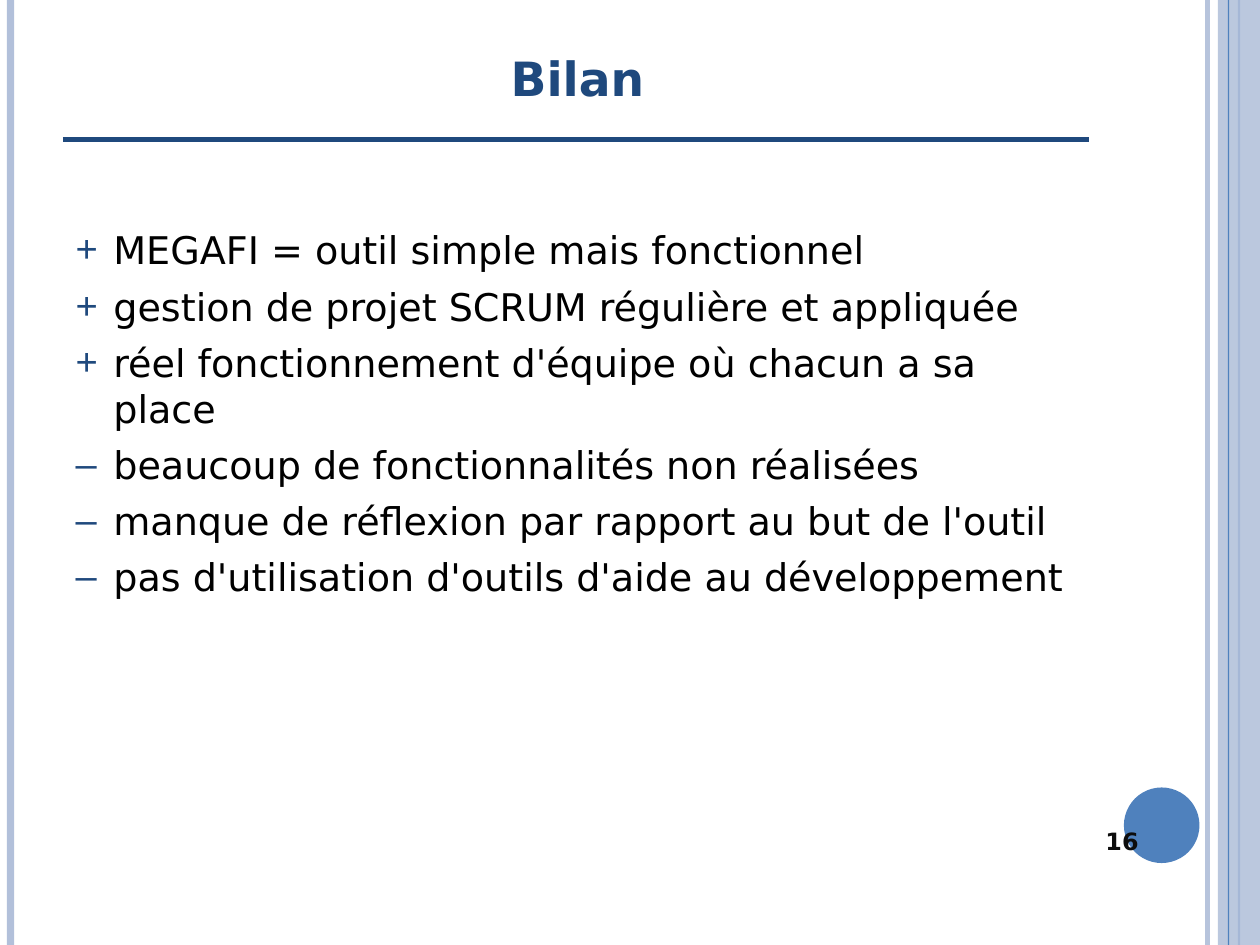
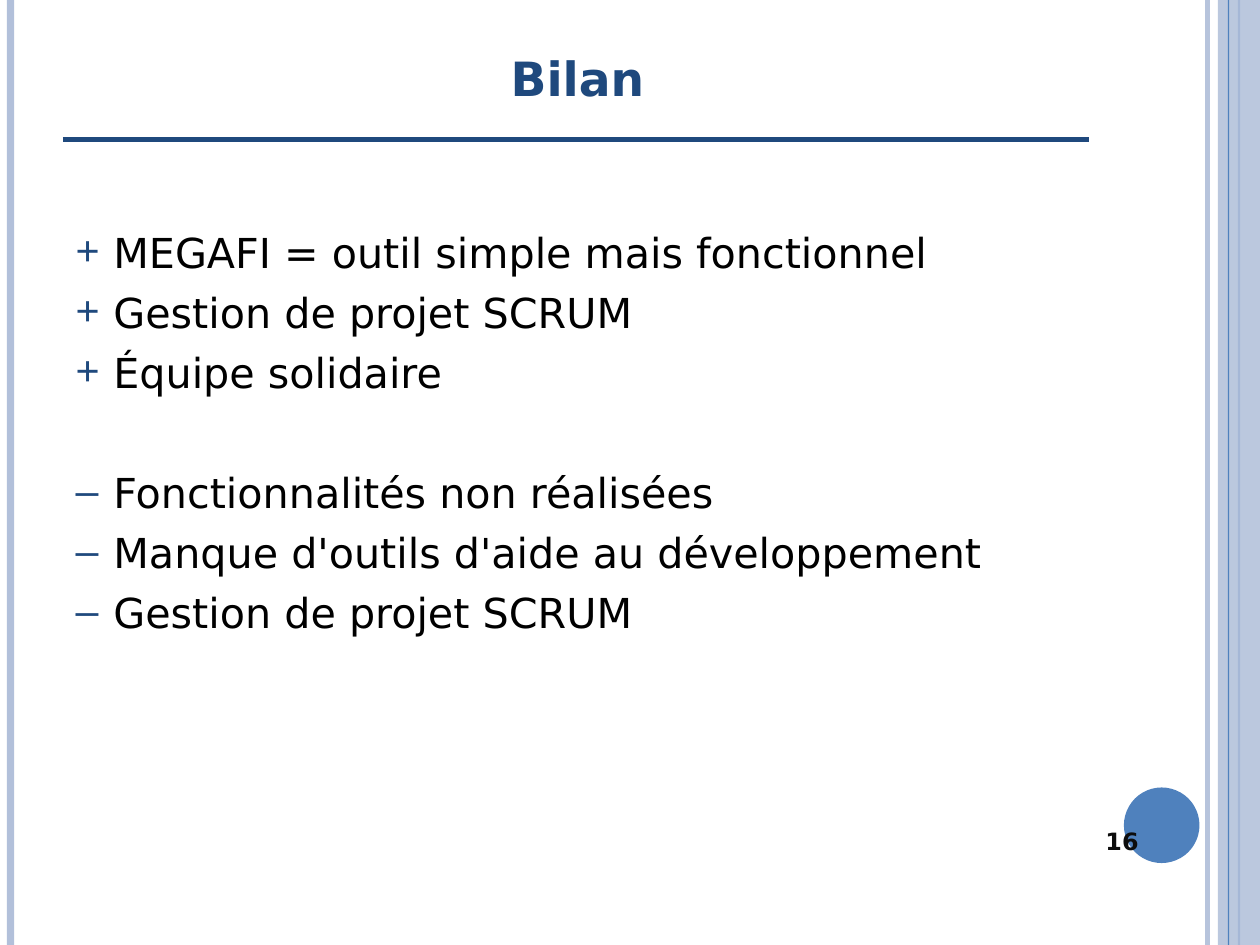
Before and after one commit to clemousse/megafi, a slide deck: slide 16 of doc/presentation.pptx. Drawn at 1260x945 pixels with LibreOffice and Linux fonts; fonts in the diff are those of the drawing; background and template pictures are left out. Boxes give left, top, right and bottom in pixels: in the first picture for what was removed or moved away, otherwise in the second. Text is boxed around its words. In the diff, an @@ line names an element or a change of style, - is before the commit and + after.

```diff
--- a/doc/presentation.pptx
+++ b/doc/presentation.pptx
@@ text at [113,236,927,277]: size 24 to 26 pt in "MEGAFI = outil simple mais fonctionnel" @@
@@ text at [113,296,981,637]: text changed; size 24 to 26 pt @@
-+ gestion de projet SCRUM régulière et appliquée
-+ réel fonctionnement d'équipe où chacun a sa place
-‒ beaucoup de fonctionnalités non réalisées
-‒ manque de réflexion par rapport au but de l'outil
-‒ pas d'utilisation d'outils d'aide au développement
++ Gestion de projet SCRUM
++ Équipe solidaire
+‒ Fonctionnalités non réalisées
+‒ Manque d'outils d'aide au développement
+‒ Gestion de projet SCRUM
```
Also in this commit, not shown: 3 other slides changed, 1 other file.
